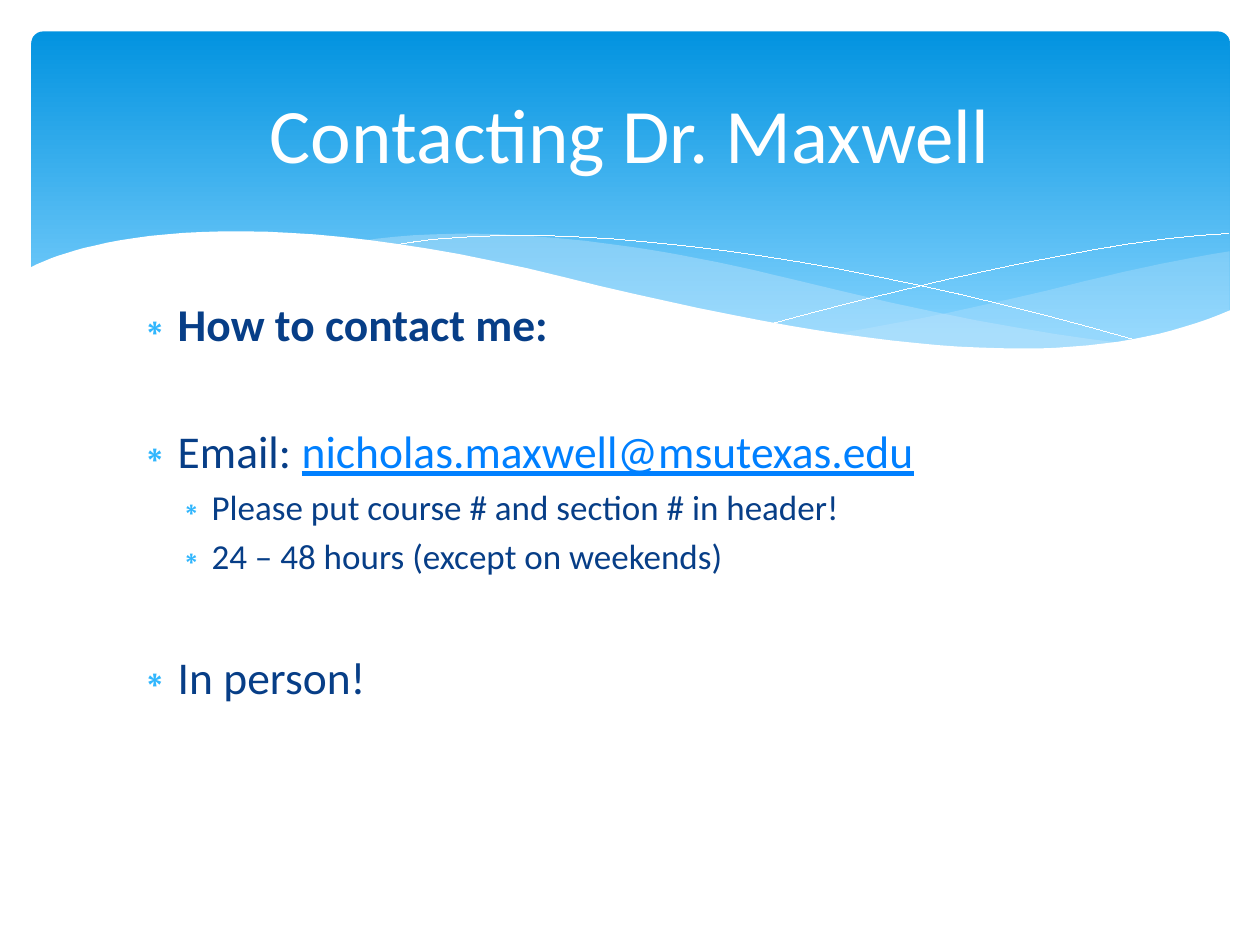
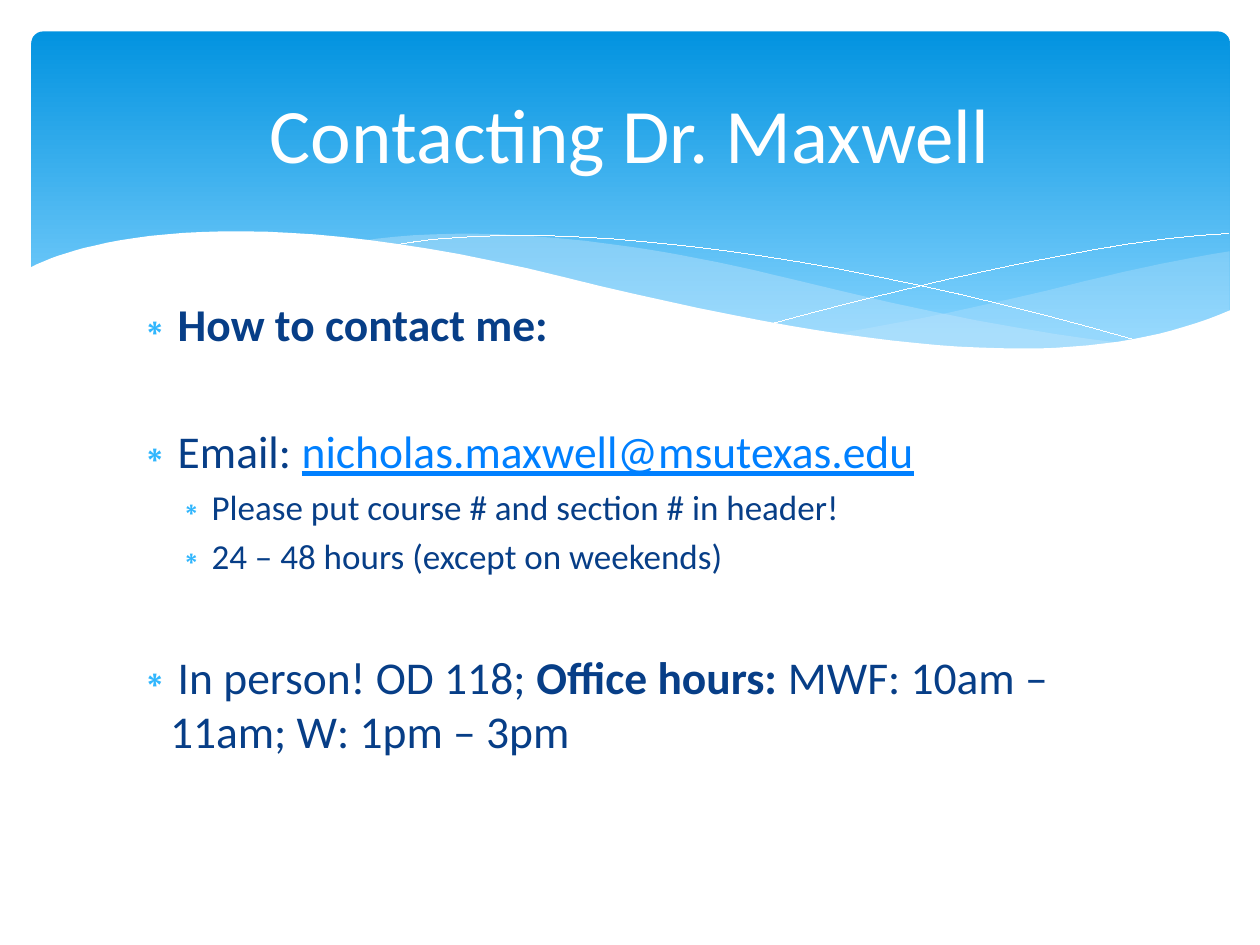
Before and after one commit to npm27/Teaching-Materials, a slide deck: slide 4 of Developmental Spring 24/Slides/0 First Day Info (201).pptx. Drawn at 1260x945 pixels with LibreOffice and Linux fonts; fonts in the diff are those of the drawing. Boxes give left, top, right and bottom in pixels: in the first picture for what was removed or moved away, otherwise in the second. Text is boxed around its words. In the diff, an @@ line names an element or a change of style, - is before the commit and + after.

```diff
--- a/Developmental Spring 24/Slides/0 First Day Info (201).pptx
+++ b/Developmental Spring 24/Slides/0 First Day Info (201).pptx
@@ text at [170, 662, 1015, 756]: text changed @@
-∗ In person!
+∗ In person! OD 118; Office hours: MWF: 10am – 11am; W: 1pm – 3pm
```
Also in this commit, not shown: 1 other slide changed, 2 slides removed, 1 other file.
